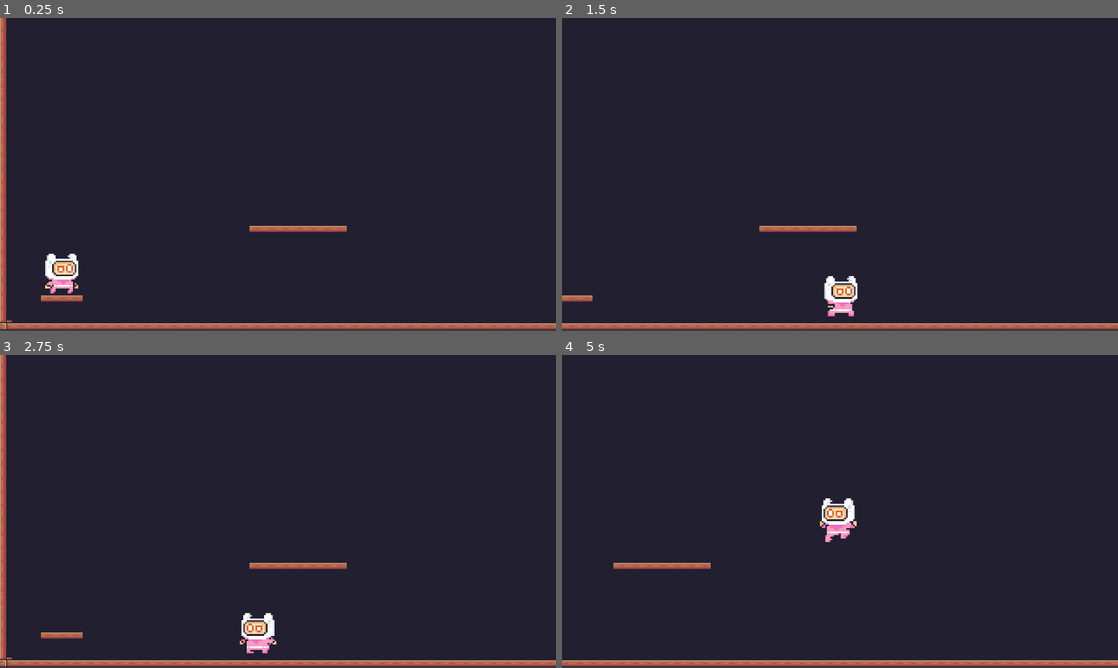
Above: before the commit, frames 1-4 (two rows, left to right).
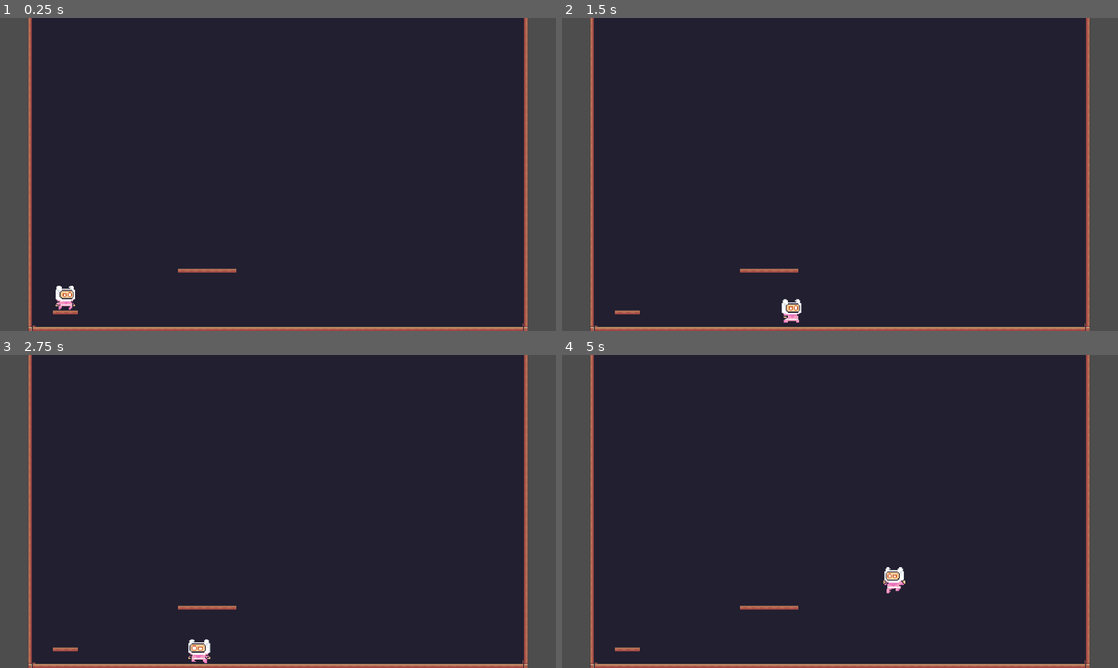
Above: after the commit, the same moments.

Repository: Breno1112/godot_pixel_adventure
Game: Godot game, scene res://scenes/main.tscn
Same seed, same stepped clock (60 frames per second), same inputs: the game is played once before the commit and once after it.
Inputs:
- Up to frame 1 (0.25 s): no input
- Up to frame 2 (1.5 s): hold Shift (run) 0.53-1.28 s; hold D (right) from 0.53 s (still down); tap Space (jump) at 0.77 s; tap Shift (run) at 1.35 s
- Up to frame 3 (2.75 s): tap Space (jump) at 1.52 s; release D (right) at 2.03 s; hold A (left) from 2.03 s (still down); hold Shift (run) from 2.03 s (still down)
- Up to frame 4 (5 s): release A (left) at 2.78 s; release Shift (run) at 2.78 s; hold D (right) 2.78-4.28 s; tap Shift (run) at 2.85, 4.35 s; tap Space (jump) at 3.02, 3.77, 4.52 s; hold Shift (run) 3.53-4.28 s; hold A (left) from 4.28 s (still down)

The runs differ from the first frame. In frame 1, 15% of the frame differs, in the area x 0-100%, y 0-100%; in frame 2, 15%; in frame 3, 15%; in frame 4, 15%.

Commit message:
melhorando desaceleração

Diff:
--- a/scenes/levels/level1.tscn
+++ b/scenes/levels/level1.tscn
@@ -177,8 +177,9 @@
 
 [node name="Player" parent="." unique_id=1616248420 instance=ExtResource("2_4tcl0")]
 position = Vector2(74, 553)
+RUN_DEACCELERATION = 150.0
 
 [node name="Camera2D" type="Camera2D" parent="Player" unique_id=1566833874 node_paths=PackedStringArray("tilemap")]
-zoom = Vector2(0.5, 0.5)
+zoom = Vector2(0.3, 0.3)
 script = ExtResource("3_dd0lh")
 tilemap = NodePath("../../TileMapLayer")
